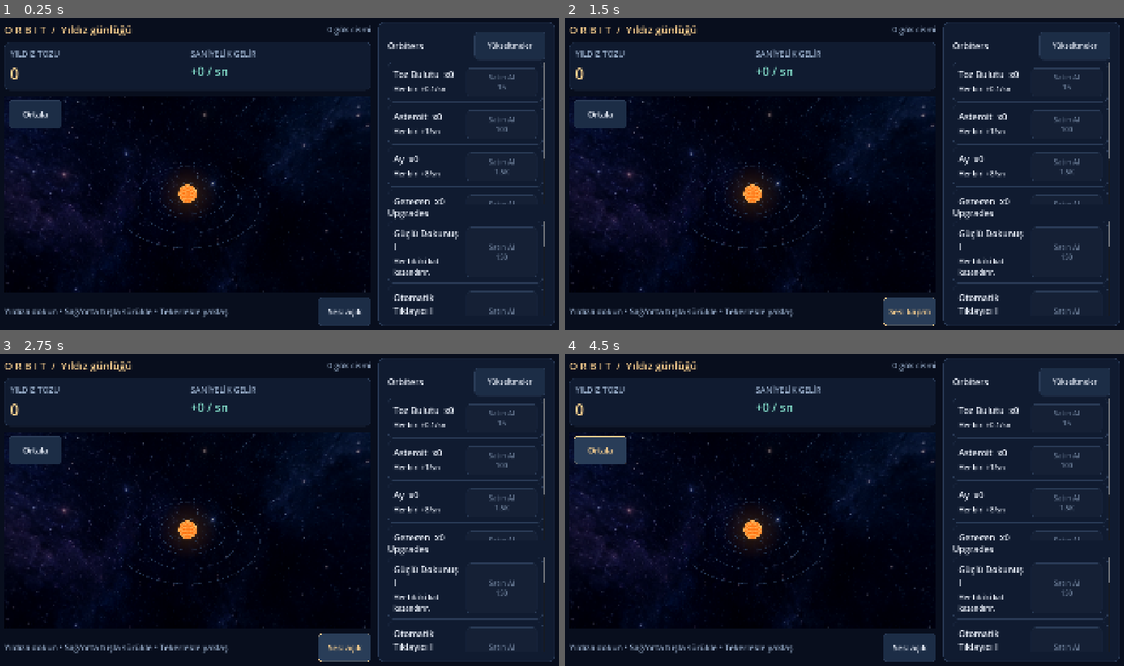
Above: before the commit, frames 1-4 (two rows, left to right).
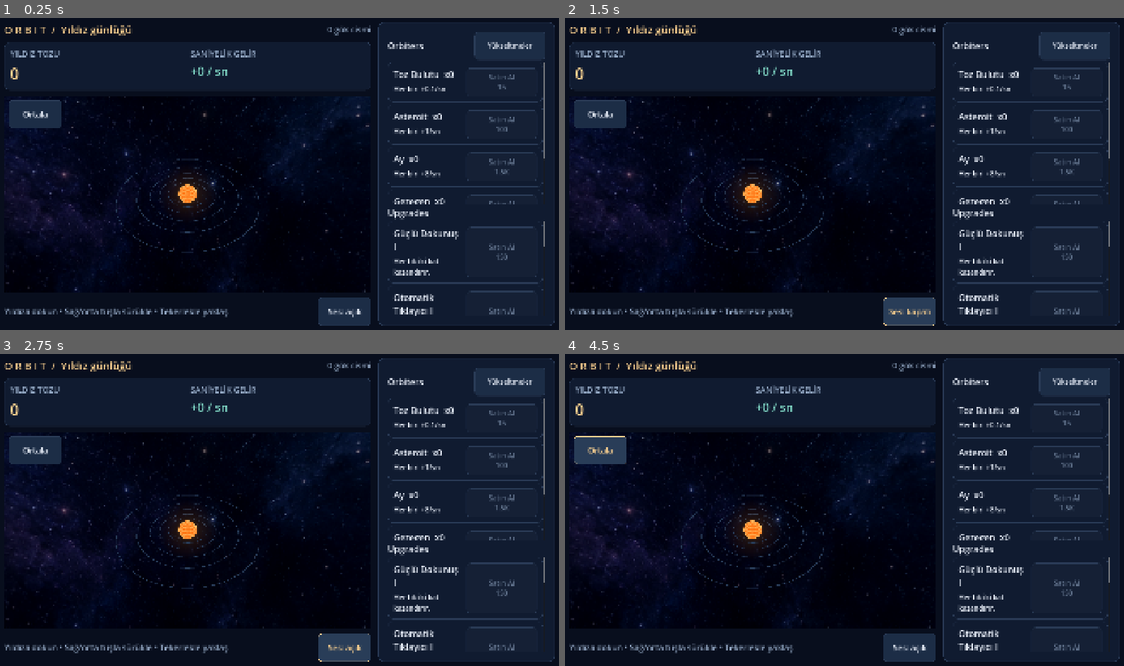
Above: after the commit, the same moments.

Repository: brkysbnc/IdleGameGodot
Game: Godot game, scene res://main.tscn
The game is run twice, just before and just after one commit, with the same random seed, the same clock (stepped at 60 frames per second) and the same inputs.
Inputs:
- Up to frame 1 (0.25 s): no input
- Up to frame 2 (1.5 s): click "Ortala" at 0.5 s; click "Ses: açık" at 1.25 s
- Up to frame 3 (2.75 s): click "Ses: kapalı" at 2 s
- Up to frame 4 (4.5 s): click "Yükseltmeler" at 2.75 s; click "✕" at 3.5 s; click "Ortala" at 4.25 s

The runs differ from the first frame. In frame 1, 0.5% of the frame differs, in the area x 20-47%, y 45-76%; in frame 2, 0.5%; in frame 3, 0.5%; in frame 4, 0.5%.

Commit message:
fix: orbiter boyutlari buyutuldu, halkalar ayni duzlemde ve orbiterler halka uzerinde
Co-Authored-By: Claude Sonnet 5.5 <noreply@anthropic.com>
Claude-Session: https://claude.ai/code/session_01BUhKVHsNGuA7HNGC8JraDu

Diff:
--- a/game/orbit_rings.gd
+++ b/game/orbit_rings.gd
@@ -20,8 +20,8 @@
 			var a := float(i) / SEGMENTS * TAU
 			var b := float(i + 1) / SEGMENTS * TAU
 			var points: Array[Vector3] = [
-				_point(a, radius - 0.07, tilt), _point(b, radius - 0.07, tilt), _point(b, radius + 0.07, tilt),
-				_point(a, radius - 0.07, tilt), _point(b, radius + 0.07, tilt), _point(a, radius + 0.07, tilt)]
+				_point(a, radius - 0.1, tilt), _point(b, radius - 0.1, tilt), _point(b, radius + 0.1, tilt),
+				_point(a, radius - 0.1, tilt), _point(b, radius + 0.1, tilt), _point(a, radius + 0.1, tilt)]
 			for point in points:
 				surface.add_vertex(point)
 	mesh = surface.commit()
--- a/game/visuals/asteroid.tres
+++ b/game/visuals/asteroid.tres
@@ -6,9 +6,9 @@
 script = ExtResource("1_script")
 orbiter_id = &"asteroid"
 orbit_radius = 10.0
-orbit_spread = 2.5
+orbit_spread = 0.0
 angular_speed = 0.20
-size = 0.18
-inclination_deg = -3.0
+size = 0.85
+inclination_deg = 0.0
 color = Color(0.55, 0.52, 0.48, 1)
 max_instances = 100
--- a/game/visuals/dust_cloud.tres
+++ b/game/visuals/dust_cloud.tres
@@ -6,9 +6,9 @@
 script = ExtResource("1_script")
 orbiter_id = &"dust_cloud"
 orbit_radius = 7.0
-orbit_spread = 2.5
+orbit_spread = 0.0
 angular_speed = 0.30
-size = 0.10
-inclination_deg = 2.0
+size = 0.55
+inclination_deg = 0.0
 color = Color(0.62, 0.55, 0.47, 1)
 max_instances = 100
--- a/game/visuals/gas_giant.tres
+++ b/game/visuals/gas_giant.tres
@@ -6,9 +6,9 @@
 script = ExtResource("1_script")
 orbiter_id = &"gas_giant"
 orbit_radius = 25.0
-orbit_spread = 4.0
+orbit_spread = 0.0
 angular_speed = 0.05
-size = 1.40
-inclination_deg = 4.0
+size = 3.0
+inclination_deg = 0.0
 color = Color(0.92, 0.62, 0.30, 1)
 max_instances = 100
--- a/game/visuals/moon.tres
+++ b/game/visuals/moon.tres
@@ -6,9 +6,9 @@
 script = ExtResource("1_script")
 orbiter_id = &"moon"
 orbit_radius = 13.5
-orbit_spread = 2.0
+orbit_spread = 0.0
 angular_speed = 0.13
-size = 0.35
-inclination_deg = 5.0
+size = 1.25
+inclination_deg = 0.0
 color = Color(0.82, 0.82, 0.86, 1)
 max_instances = 100
--- a/game/visuals/planet.tres
+++ b/game/visuals/planet.tres
@@ -6,9 +6,9 @@
 script = ExtResource("1_script")
 orbiter_id = &"planet"
 orbit_radius = 18.0
-orbit_spread = 3.0
+orbit_spread = 0.0
 angular_speed = 0.08
-size = 0.70
-inclination_deg = -2.0
+size = 1.9
+inclination_deg = 0.0
 color = Color(0.20, 0.50, 0.90, 1)
 max_instances = 100
